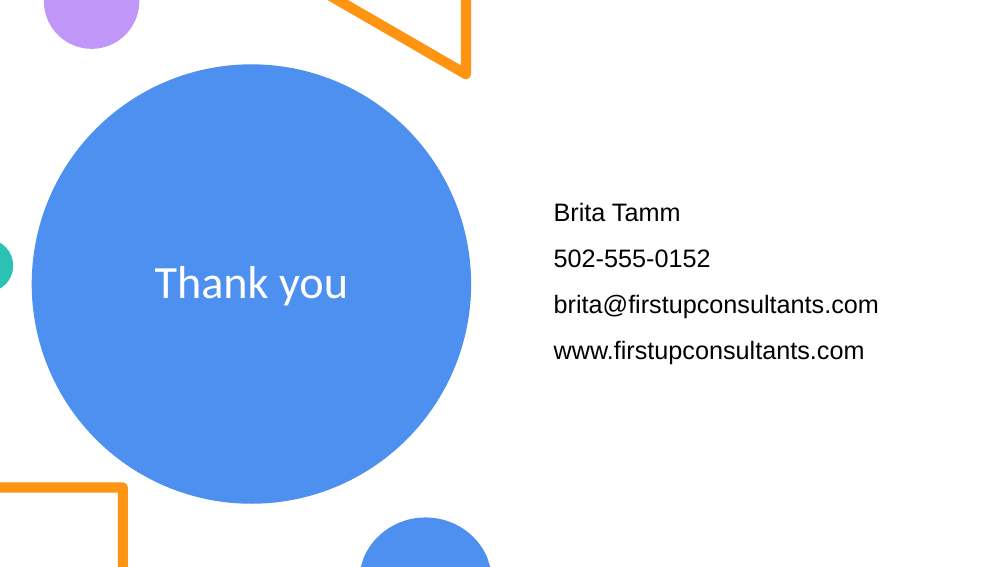
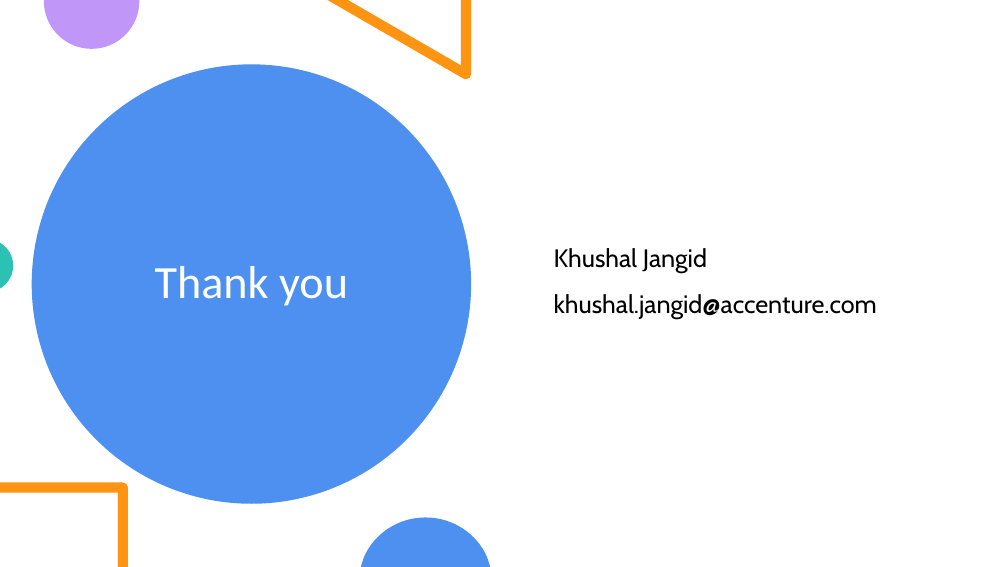
Before and after one commit to KhushalJangid/Jenkins-Api-Client, a slide deck: slide 7 of Smart Testing Console.pptx (slide 5 before the commit). Drawn at 1008x567 pixels with LibreOffice and Linux fonts; fonts in the diff are those of the drawing. Boxes give left, top, right and bottom in pixels: in the first picture for what was removed or moved away, otherwise in the second. Text is boxed around its words. In the diff, an @@ line names an element or a change of style, - is before the commit and + after.

```diff
--- a/Smart Testing Console.pptx
+++ b/Smart Testing Console.pptx
@@ text at <box>554,248,877,319</box>: text changed; font Arial to Cabin @@
-Brita Tamm
-502-555-0152
-brita@firstupconsultants.com
-www.firstupconsultants.com
+Khushal Jangid
+khushal.jangid@accenture.com
```
Also in this commit, not shown: 1 other slide changed, 2 slides added, 8 other files.
